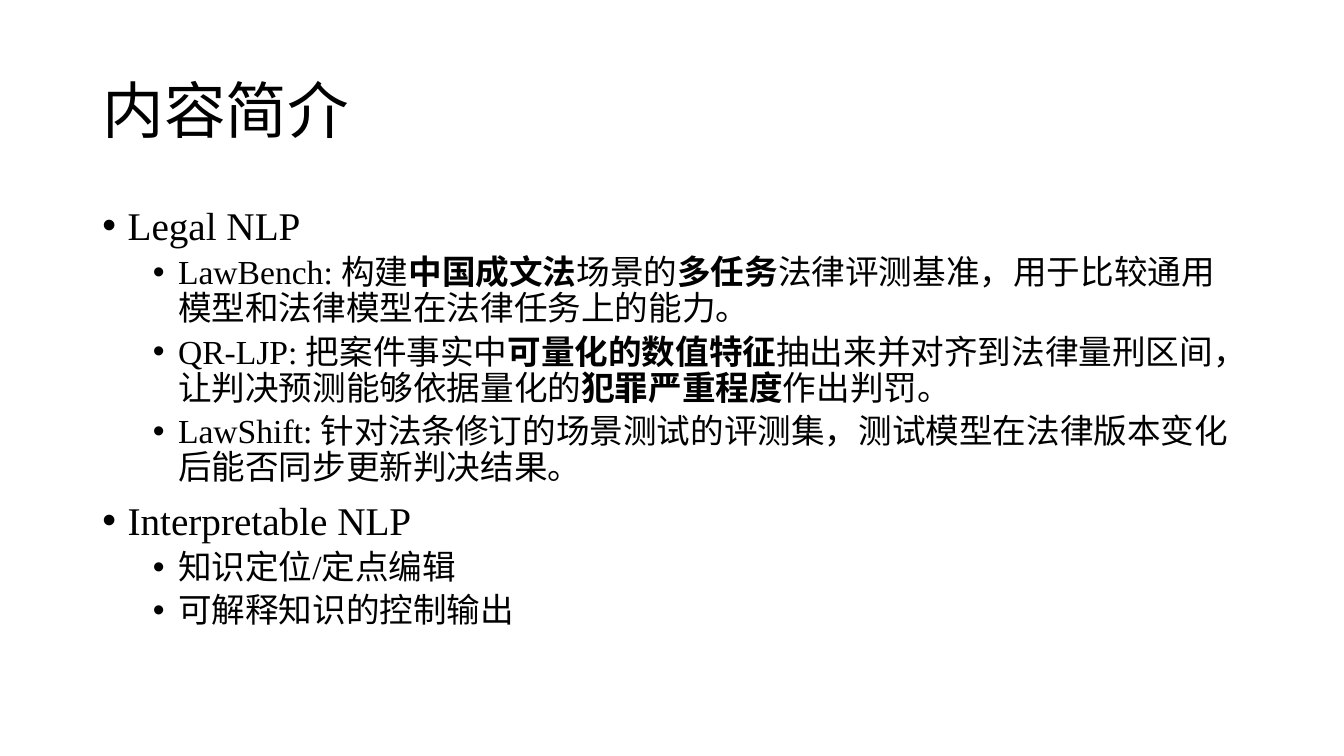
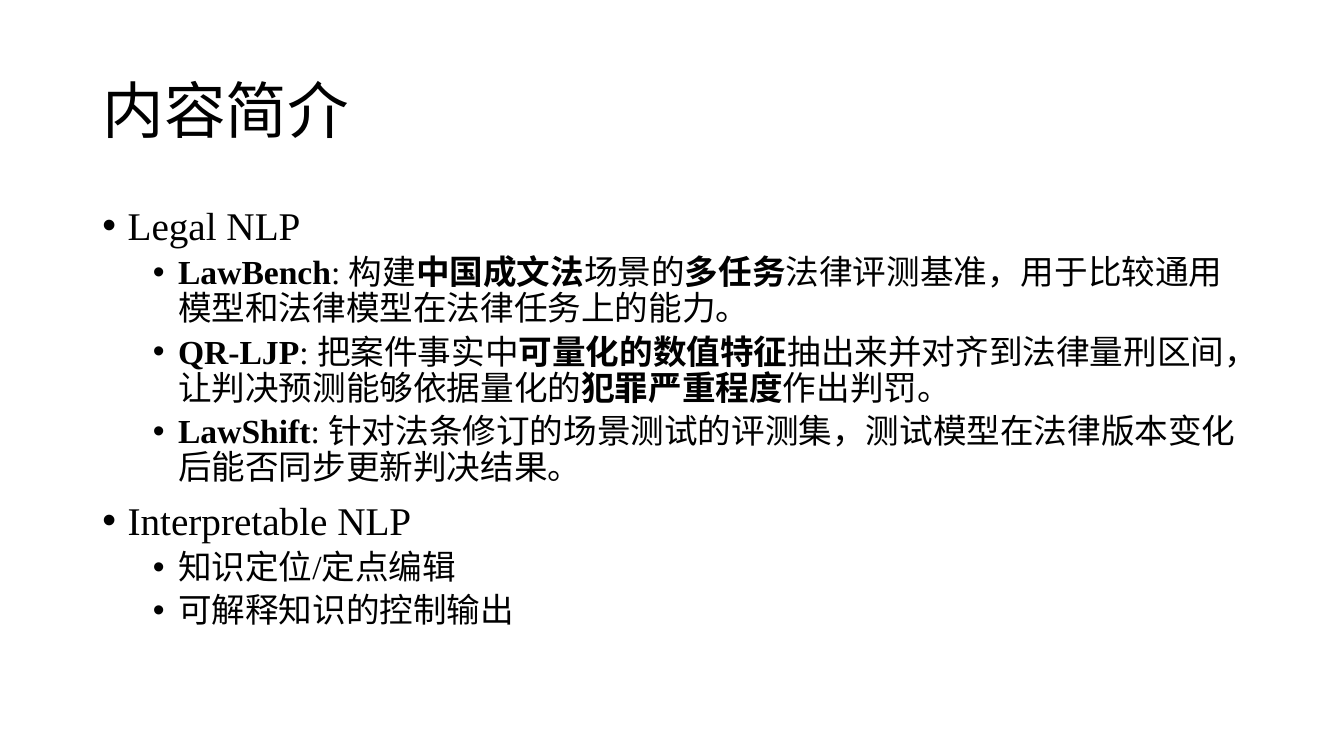
Before and after one commit to zhuohan9036/research_general_materials, a slide deck: slide 1 of legal_ai/20251107_intro_legal_ai_works.pptx. Drawn at 1344x756 pixels with LibreOffice and Linux fonts; fonts in the diff are those of the drawing. Boxes give left, top, right and bottom in pixels: in the first picture for what was removed or moved away, otherwise in the second. Text is boxed around its words. In the diff, an @@ line names an element or a change of style, - is before the commit and + after.

```diff
--- a/legal_ai/20251107_intro_legal_ai_works.pptx
+++ b/legal_ai/20251107_intro_legal_ai_works.pptx
@@ text at [178, 255, 1258, 482]: bold on in "LawBench:", "QR-LJP:", "LawShift:" @@
```
Also in this commit, not shown: 3 other files.
